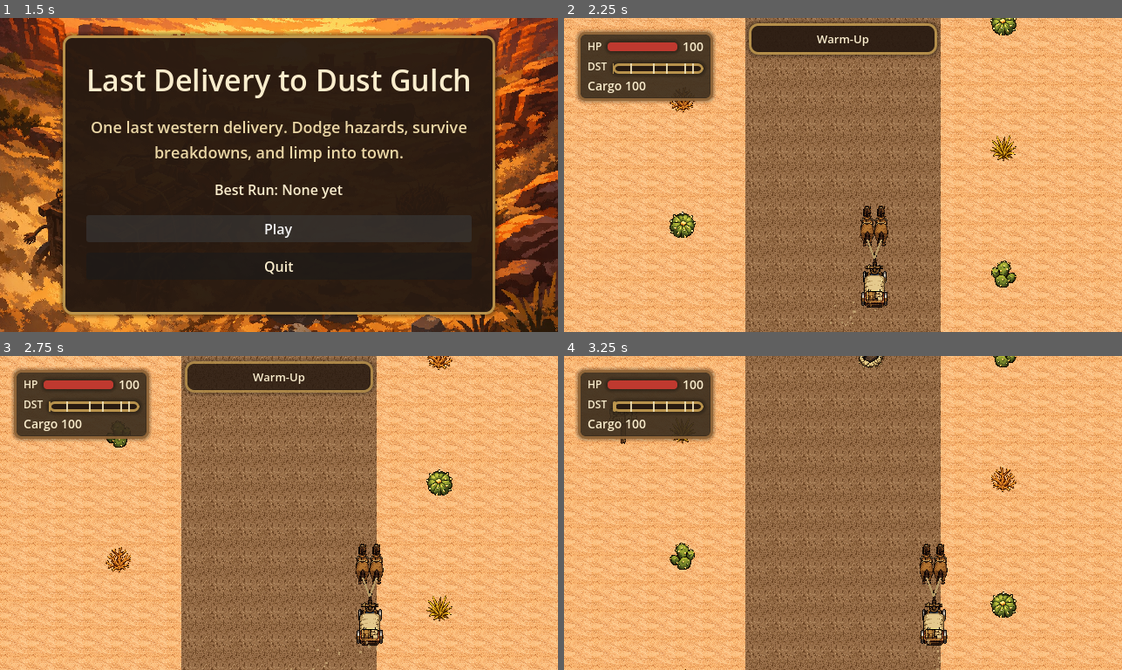
Above: before the commit, frames 1-4 (two rows, left to right).
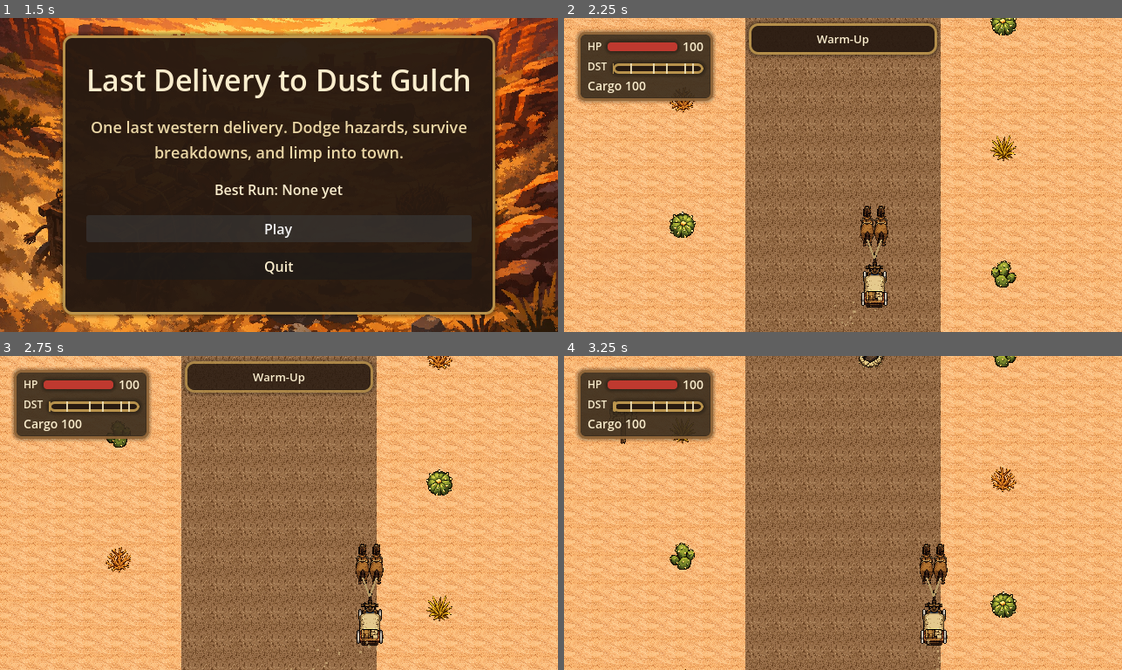
Above: after the commit, the same moments.

Repository: bbenefield89/The-Last-Delivery-to-Dust-Gulch
Game: Godot game, scene res://Scenes/AppRoot/AppRoot.tscn
Two runs of this game, one before a commit and one after it. Both use one fixed random seed, a clock stepped at 60 frames per second and the inputs below. Sound files missing from this copy of the repository are replaced by a short silence.
Inputs (mouse positions are in pixels of both pictures, inside the frame that each line leads up to):
- Up to frame 1 (1.5 s): click "Play" at 0.5 s; click "Play" at 1.25 s
- Up to frame 2 (2.25 s): tap Enter (ui_accept) at 2 s; move the mouse to (965, 159) at 2.02 s; hold D (steer_right) from 2.03 s (still down); tap T (return_to_title) at 2.1 s; click (965, 159) at 2.17 s
- Up to frame 3 (2.75 s): keep holding D (steer_right); tap Enter (ui_accept) at 2.27 s
- Up to frame 4 (3.25 s): release D (steer_right) at 2.75 s; drag from (731, 528) to (815, 575) at 2.77 s

Frame 1 is identical in both runs. In frame 2, less than 0.1% of the frame differs, in the area x 53-58%, y 78-92%; in frame 3, less than 0.1%; in frame 4, less than 0.1%.

Commit message:
feat(carriage): integrate animated carriage step 1

Diff:
--- a/Scenes/RunScene/RunScene.tscn
+++ b/Scenes/RunScene/RunScene.tscn
@@ -103,8 +103,7 @@
 position = Vector2(0, 5)
 texture = ExtResource("3_qapb8")
 
-[node name="CarriageSprite" type="Sprite2D" parent="World/Wagon" unique_id=355649902]
-texture = ExtResource("3_qapb8")
+[node name="CarriageSprite" type="AnimatedSprite2D" parent="World/Wagon" unique_id=355649902]
 
 [node name="HorseTeam" type="Node2D" parent="World/Wagon" unique_id=1666748263]
 position = Vector2(0, -54)
--- a/Scenes/RunScene/run_scene.gd
+++ b/Scenes/RunScene/run_scene.gd
@@ -7,6 +7,12 @@
 const RunStateType := preload("res://Scripts/RunState/run_state.gd")
 const BACKGROUND_MUSIC := preload("res://Assets/Audio/We Ride At Dawn! (loop).ogg")
 const CARRIAGE_TEXTURE := preload("res://Assets/Tilesets/Carriage/Carriage-32x64.png")
+const CARRIAGE_SHEET_TEXTURE := preload("res://Assets/Tilesets/Carriage/Carriage-32x64-Sheet.png")
+const CARRIAGE_SHEET_FRAMES: Array[Rect2i] = [
+	Rect2i(0, 0, 32, 64),
+	Rect2i(32, 0, 32, 64),
+]
+const CARRIAGE_ANIMATION_FPS := 6.0
 const HORSE_TEXTURE := preload("res://Assets/Tilesets/Horse/Horse-16x48.png")
 const DESERT_TEXTURE := preload("res://Assets/Tilesets/Desert/Desert-3-32x32.png")
 const ROAD_TEXTURE := preload("res://Assets/Tilesets/Road/Road-4-tiled-32x32.png")
@@ -189,7 +195,7 @@
 @onready var _scroll_segment_b: Node2D = %ScrollSegmentB
 @onready var _wagon: Polygon2D = %Wagon
 @onready var _wagon_shadow: Sprite2D = $World/Wagon/Shadow
-@onready var _wagon_sprite: Sprite2D = $World/Wagon/CarriageSprite
+@onready var _wagon_sprite: AnimatedSprite2D = $World/Wagon/CarriageSprite
 @onready var _horse_left_sprite: Sprite2D = $World/Wagon/HorseTeam/HorseLeft
 @onready var _horse_right_sprite: Sprite2D = $World/Wagon/HorseTeam/HorseRight
 @onready var _dust_trail: CPUParticles2D = %DustTrail
@@ -321,11 +327,34 @@
 	if _wagon_shadow != null:
 		_wagon_shadow.texture = CARRIAGE_TEXTURE
 	if _wagon_sprite != null:
-		_wagon_sprite.texture = CARRIAGE_TEXTURE
+		_wagon_sprite.sprite_frames = _build_carriage_sprite_frames()
+		_wagon_sprite.animation = &"default"
+		_wagon_sprite.frame = 0
+		_wagon_sprite.play()
 	if _horse_left_sprite != null:
 		_horse_left_sprite.texture = HORSE_TEXTURE
 	if _horse_right_sprite != null:
 		_horse_right_sprite.texture = HORSE_TEXTURE
+
+
+## Builds the animated carriage frame set from the exported sheet texture.
+func _build_carriage_sprite_frames() -> SpriteFrames:
+	var sprite_frames := SpriteFrames.new()
+	sprite_frames.set_animation_loop(&"default", true)
+	sprite_frames.set_animation_speed(&"default", CARRIAGE_ANIMATION_FPS)
+
+	for frame_region in CARRIAGE_SHEET_FRAMES:
+		sprite_frames.add_frame(&"default", _make_carriage_sheet_frame(frame_region))
+
+	return sprite_frames
+
+
+## Creates a single atlas frame that slices the carriage sheet to one animation cell.
+func _make_carriage_sheet_frame(region: Rect2i) -> AtlasTexture:
+	var atlas_texture := AtlasTexture.new()
+	atlas_texture.atlas = CARRIAGE_SHEET_TEXTURE
+	atlas_texture.region = region
+	return atlas_texture
 
 
 ## Applies the tiled road and desert art to the world background nodes.
--- a/Tests/Unit/test_run_scene.gd
+++ b/Tests/Unit/test_run_scene.gd
@@ -2805,18 +2805,47 @@
 	assert_true(scene.has_node("World/Wagon/HorseTeam/HorseRight"))
 
 
+## Confirms the animated carriage sprite is wired to sheet slices from the exported asset.
+func test_step1_carriage_sprite_uses_animated_sheet_frames() -> void:
+	var scene = RUN_SCENE.instantiate()
+	add_child_autofree(scene)
+	await wait_process_frames(1)
+
+	var carriage_sprite := scene.get_node("World/Wagon/CarriageSprite") as AnimatedSprite2D
+	assert_not_null(carriage_sprite)
+	assert_not_null(carriage_sprite.sprite_frames)
+	assert_true(carriage_sprite.sprite_frames.has_animation("default"))
+	assert_eq(carriage_sprite.sprite_frames.get_frame_count("default"), 2)
+	assert_gt(carriage_sprite.sprite_frames.get_animation_speed("default"), 0.0)
+	assert_eq(carriage_sprite.position, Vector2.ZERO)
+
+	var frame_0 := carriage_sprite.sprite_frames.get_frame_texture("default", 0) as AtlasTexture
+	var frame_1 := carriage_sprite.sprite_frames.get_frame_texture("default", 1) as AtlasTexture
+
+	assert_not_null(frame_0)
+	assert_not_null(frame_1)
+	assert_eq(frame_0.atlas, scene.CARRIAGE_SHEET_TEXTURE)
+	assert_eq(frame_1.atlas, scene.CARRIAGE_SHEET_TEXTURE)
+	assert_eq(frame_0.get_size(), Vector2(32, 64))
+	assert_eq(frame_1.get_size(), Vector2(32, 64))
+	assert_true(carriage_sprite.is_playing())
+	assert_gt(carriage_sprite.get_playing_speed(), 0.0)
+
+
+## Confirms the wagon rig still applies the existing presentation state while the carriage animates.
 func test_step2_vehicle_sprites_replace_placeholder_shapes() -> void:
 	var scene = RUN_SCENE.instantiate()
 	add_child_autofree(scene)
 	await wait_process_frames(1)
 
 	var wagon: Polygon2D = scene.get_node("%Wagon")
-	var carriage_sprite: Sprite2D = scene.get_node("World/Wagon/CarriageSprite")
+	var carriage_sprite := scene.get_node("World/Wagon/CarriageSprite") as AnimatedSprite2D
 	var horse_left: Sprite2D = scene.get_node("World/Wagon/HorseTeam/HorseLeft")
 	var horse_right: Sprite2D = scene.get_node("World/Wagon/HorseTeam/HorseRight")
 
 	assert_eq(wagon.color.a, 0.0)
-	assert_eq(carriage_sprite.texture, scene.CARRIAGE_TEXTURE)
+	assert_not_null(carriage_sprite)
+	assert_true(carriage_sprite.is_playing())
 	assert_eq(horse_left.texture, scene.HORSE_TEXTURE)
 	assert_eq(horse_right.texture, scene.HORSE_TEXTURE)
 
Binary file added: Assets/Tilesets/Carriage/Carriage-32x64-Sheet.png
Not shown, added: Assets/Tilesets/Carriage/Carriage-32x64-Sheet.png.import
Binary file changed: Assets/Tilesets/Carriage/Carriage-32x64.ase
Binary file changed: Assets/Tilesets/Carriage/Carriage-32x64.png
Not shown, changed: kanban_tasks_data.kanban
